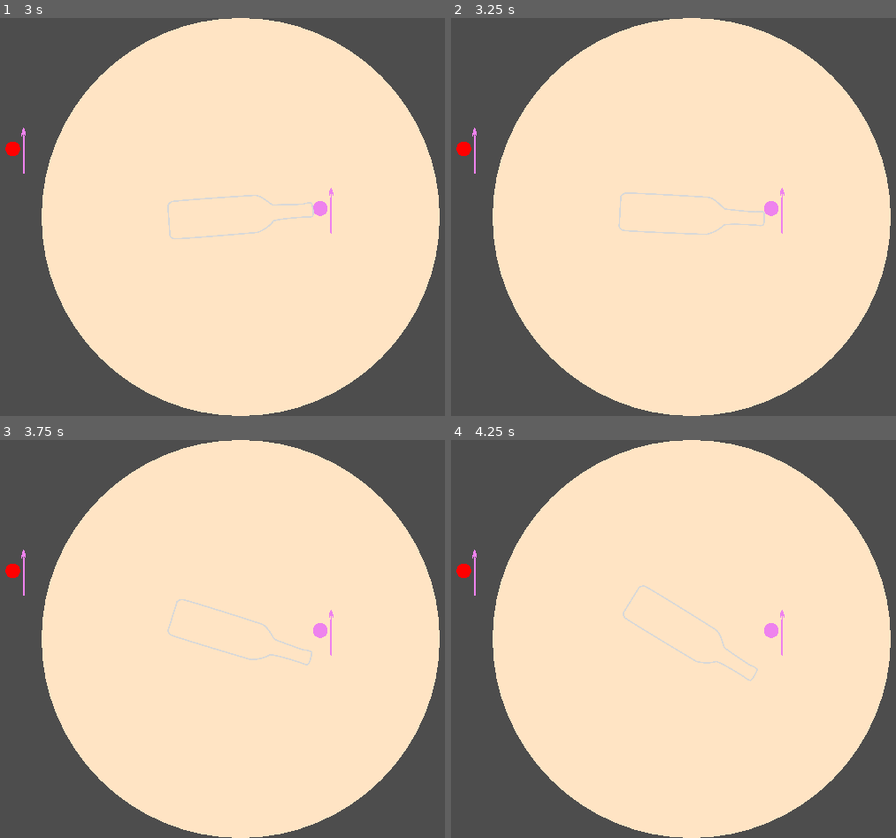
Above: before the commit, frames 1-4 (two rows, left to right).
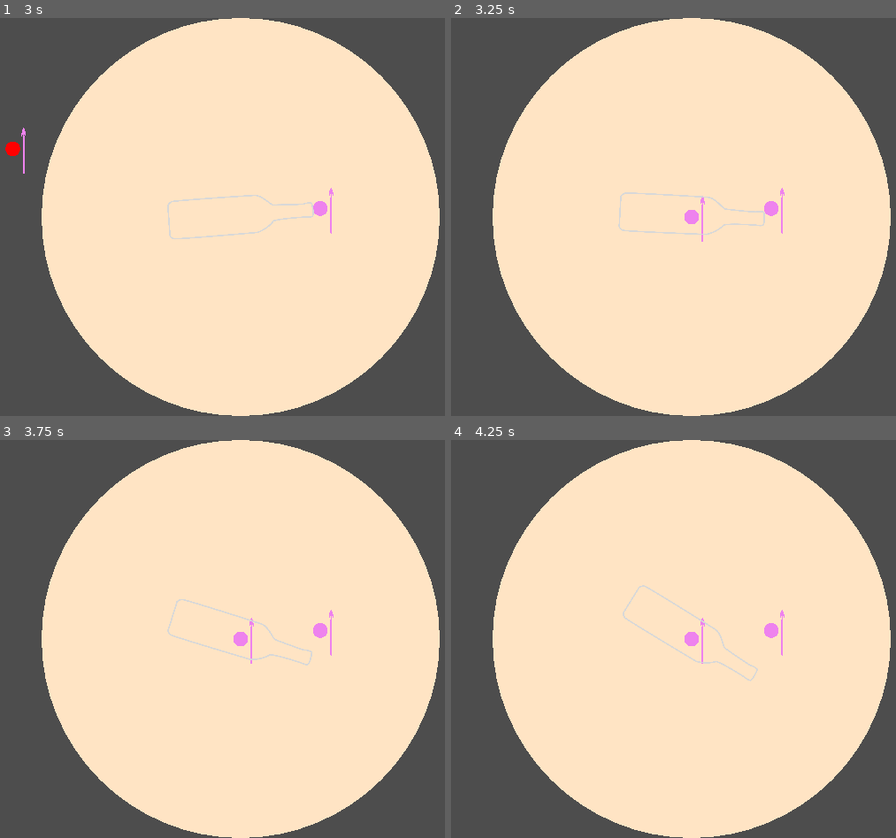
Above: after the commit, the same moments.

Repository: raffomania/bubbleneck
Game: Godot game, scene res://main.tscn
Two runs of this game, one before a commit and one after it. Both use one fixed random seed, a clock stepped at 60 frames per second and the inputs below.
Inputs:
- Up to frame 1 (3 s): no input
- Up to frame 2 (3.25 s): no input
- Up to frame 3 (3.75 s): no input
- Up to frame 4 (4.25 s): no input

Frame 1 is identical in both runs. In frame 2, 0.3% of the frame differs, in the area x 1-58%, y 27-57%; in frame 3, 0.3%; in frame 4, 0.3%.

Commit message:
player respawn

Diff:
--- a/Arena/arena.gd
+++ b/Arena/arena.gd
@@ -26,6 +26,3 @@
        var dist = player.position.distance_to(center) - player.radius
        if (!player.dead and dist > radius):
            player.kill()
-       else:
-           print('player %s is alive' % [player.device])
-           player.dead = false
--- a/Player/player.gd
+++ b/Player/player.gd
@@ -7,6 +7,8 @@
 
 @export
 var player_color := Color.VIOLET
+
+var dead_color := Color.RED
 
 @export
 var dash_curve: Curve
@@ -24,8 +26,12 @@
 @export
 var dead := false
 
+@export
+var respawn_time := 3.0
+
 func _draw() -> void:
-    draw_circle(Vector2.ZERO, radius, player_color, 2)
+    var color = dead_color if dead else player_color
+    draw_circle(Vector2.ZERO, radius, color, 2)
 
 func _ready():
     print(Input.get_connected_joypads())
@@ -33,6 +39,8 @@
     setup_weapon()
 
 func _process(delta: float) -> void:
+    if (dead):
+        return
     var dash_offset = Vector2()
     var dir: Vector2
     if is_dashing:
@@ -82,6 +90,13 @@
     var weapon_offset = 10
     weapon.position.x += radius + weapon_offset
 
+func respawn():
+    dead = false
+    var viewport = get_viewport_rect()
+    position.x = viewport.size.x / 2
+    position.y = viewport.size.y / 2
+    queue_redraw()
+
 func set_weapon_rotation(dir):
     if (dir == Vector2.ZERO):
         return
@@ -89,5 +104,7 @@
 
 func kill():
     dead = true
-    player_color = Color.RED
     queue_redraw()
+    await get_tree().create_timer(respawn_time).timeout
+    print('respawn')
+    respawn()
